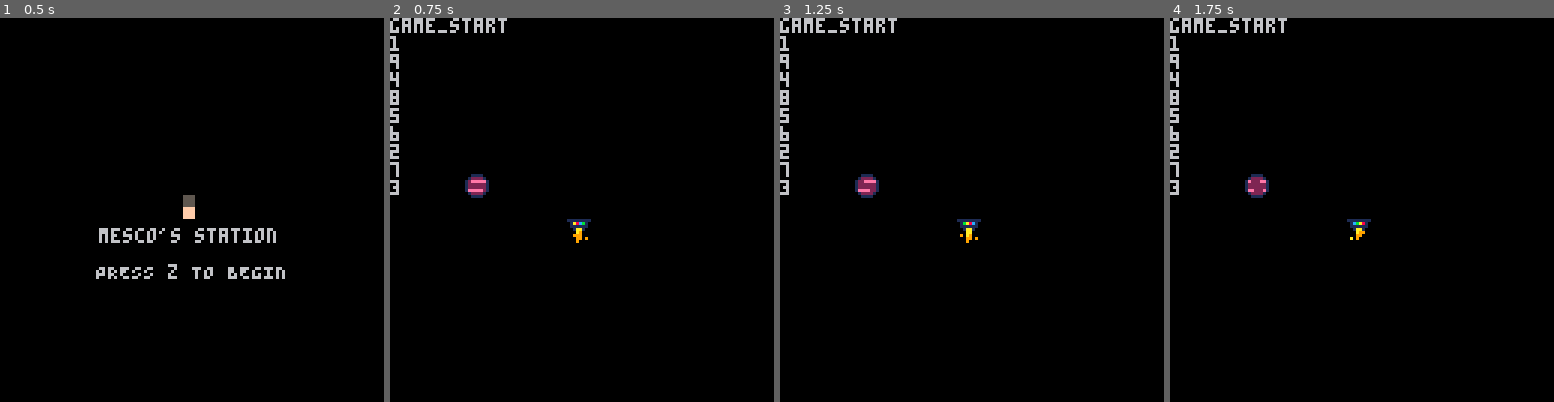
Above: before the commit, frames 1-4 (left to right).
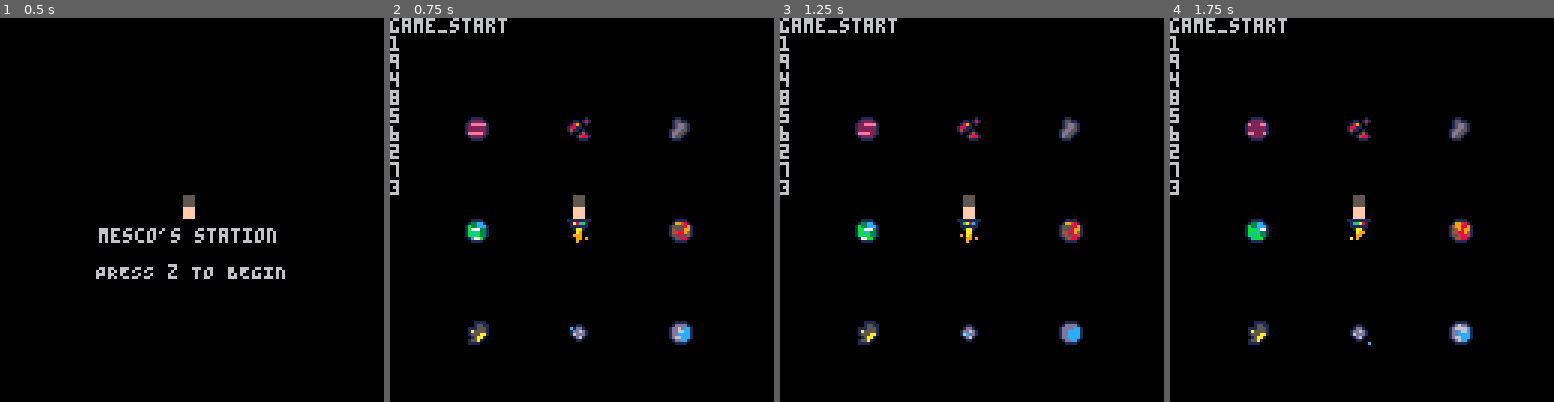
Above: after the commit, the same moments.

Repository: NeosCCV/pico-8-mescosstation
Game: PICO-8 cartridge regalo.p8
The game is run twice, just before and just after one commit, with the same random seed, the same clock (stepped at 60 frames per second) and the same inputs.
Inputs:
- Up to frame 1 (0.5 s): no input
- Up to frame 2 (0.75 s): tap O (Z key) at 0.7 s
- Up to frame 3 (1.25 s): no input
- Up to frame 4 (1.75 s): tap O (Z key) at 1.7 s

Frame 1 is identical in both runs. In frame 2, 2.6% of the frame differs, in the area x 19-79%, y 25-86%; in frame 3, 2.6%; in frame 4, 2.6%.

Commit message:
RANDOM WORKS YAY

Diff:
--- a/regalo.p8
+++ b/regalo.p8
@@ -35,16 +35,7 @@
 	platform.step=0
 	platformframetrg=0
 	--
-	mappos1={25,52}
-	--mappos2=
-	--mappos3=
-	--mappos4=
-	mappos5={59,67}
-	--mappos6=
-	--mappos7=
-	--mappos8=
-	--mappos9=
-	--
+	mappos={25,33,59,33,93,33,25,67,59,67,93,67,25,101,59,101,93,101}
 	randompostrigger=0
 
 end
@@ -62,7 +53,7 @@
 	planet4.step+=1
  	if(planet4.step%10==0) planet4frametrg+=1
  	if(planet4frametrg>8) planet4frametrg=1
-	planet5.step+=1
+	planet5.step+=1 --------------------------------------PLANET5 ES AHORA PLANET6 MACHO SOY SUBNORMAL
  	if(planet5.step%10==0) planet5frametrg+=1
  	if(planet5frametrg>8) planet5frametrg=1
 	platform.step+=1
@@ -79,7 +70,7 @@
 	until not (planet1val==planet2val or planet2val==5)
 	repeat
 		planet3val=(flr(rnd(9)))+1
-	until not (planet1val==planet3val or planet2val==planet3val or planet4val==5)
+	until not (planet1val==planet3val or planet2val==planet3val or planet3val==5)
 	repeat
 		planet4val=(flr(rnd(9)))+1
 	until not (planet1val==planet4val or planet2val==planet4val or planet3val==planet4val or planet4val==5)
@@ -118,9 +108,17 @@
 		randompos()
 		randompostrigger=1
 	end
+	spr(0,59,59)
 	print ("game_start")
-	spr((planet1frame[planet1frametrg]),mappos1[1],mappos1[2])
-	spr((platformframe[platformframetrg]),mappos5[1],mappos5[2])
+	spr((planet1frame[planet1frametrg]),mappos[(planet1val*2)-1],mappos[(planet1val*2)])
+	spr((planet2frame[planet2frametrg]),mappos[(planet2val*2)-1],mappos[(planet2val*2)])
+	spr((planet3frame[planet3frametrg]),mappos[(planet3val*2)-1],mappos[(planet3val*2)])
+	spr((planet4frame[planet4frametrg]),mappos[(planet4val*2)-1],mappos[(planet4val*2)])
+	spr((platformframe[platformframetrg]),mappos[(planet5val*2)-1],mappos[(planet5val*2)])
+	spr((planet5frame[planet5frametrg]),mappos[(planet6val*2)-1],mappos[(planet6val*2)])
+	spr((5),mappos[(planet7val*2)-1],mappos[(planet7val*2)])
+	spr((6),mappos[(planet8val*2)-1],mappos[(planet8val*2)])
+	spr((7),mappos[(planet9val*2)-1],mappos[(planet9val*2)])
 	print (planet1val,0,6)
 	print (planet2val,0,12)
 	print (planet3val,0,18)
Not shown, added: c2HAPPY.PNG
